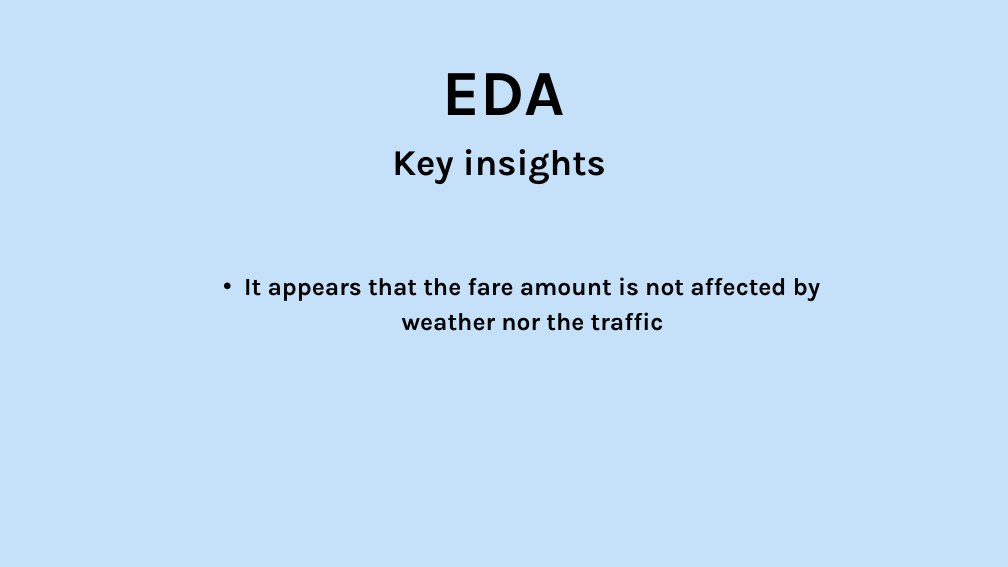
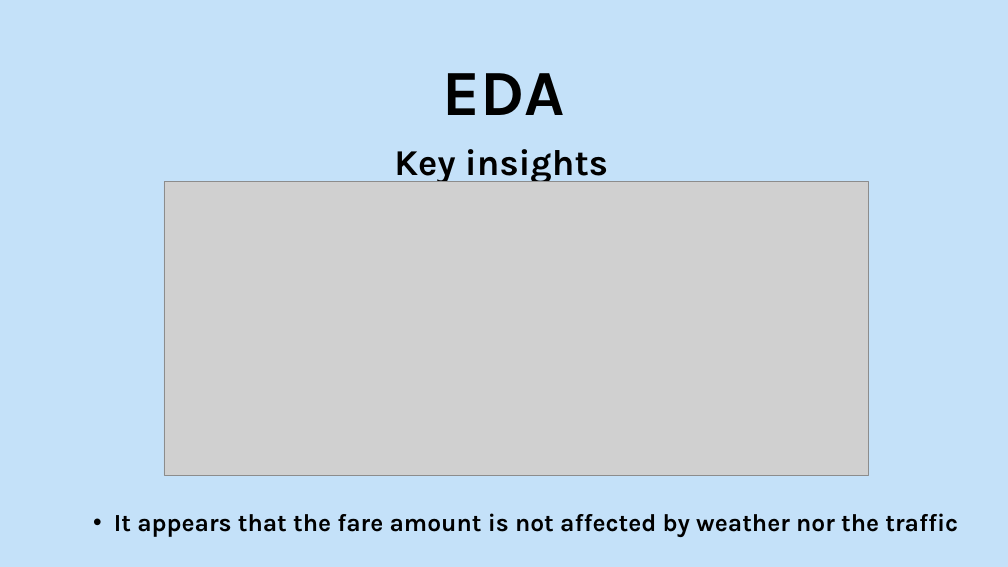
Before and after one commit to hossam246/toqali-Machine_Learning_Internship_winter_2025, a slide deck: slide 25 of Task4/Group 3/EDA_Presentation.pptx (slide 16 before the commit). Drawn at 1008x567 pixels with LibreOffice and Linux fonts; fonts in the diff are those of the drawing; grey boxes stand for pictures. Boxes give left, top, right and bottom in pixels: in the first picture for what was removed or moved away, otherwise in the second. Text is boxed around its words. In the diff, an @@ line names an element or a change of style, - is before the commit and + after.

```diff
--- a/Task4/Group 3/EDA_Presentation.pptx
+++ b/Task4/Group 3/EDA_Presentation.pptx
@@ picture added at <box>164,181,868,475</box> @@
@@ text "It appears that the fare ..." rewrapped from <box>244,277,820,331</box> to <box>114,513,958,537</box> @@
```
Also in this commit, not shown: 3 other slides changed, 4 slides removed, 2 other files.
